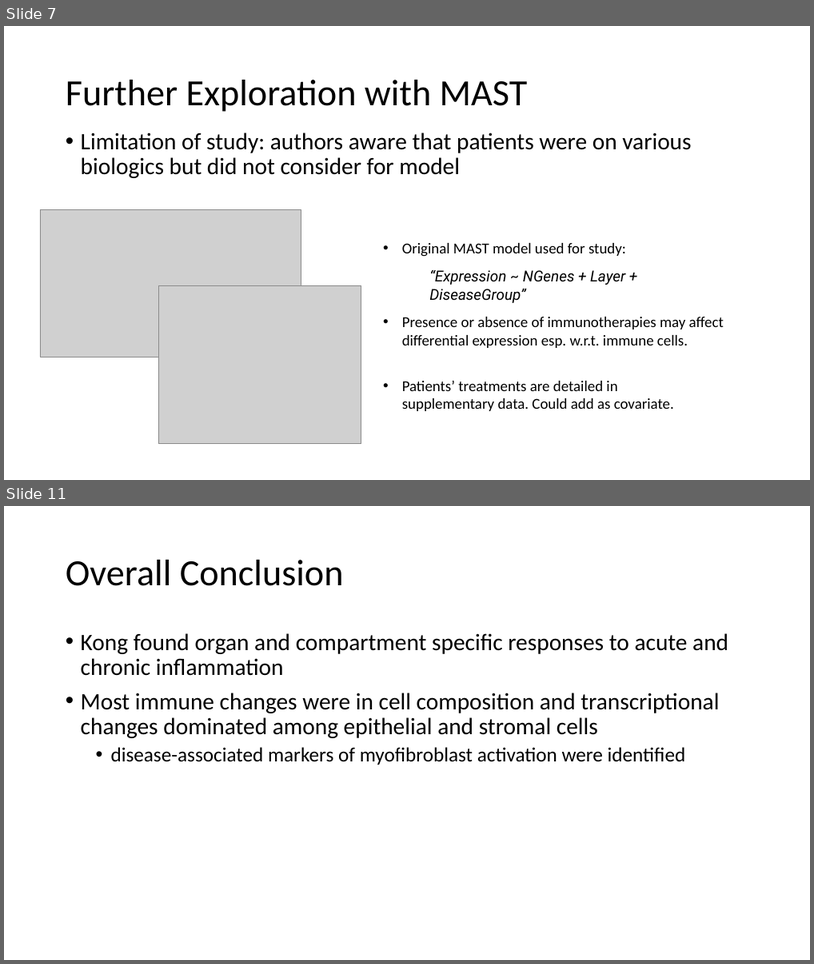
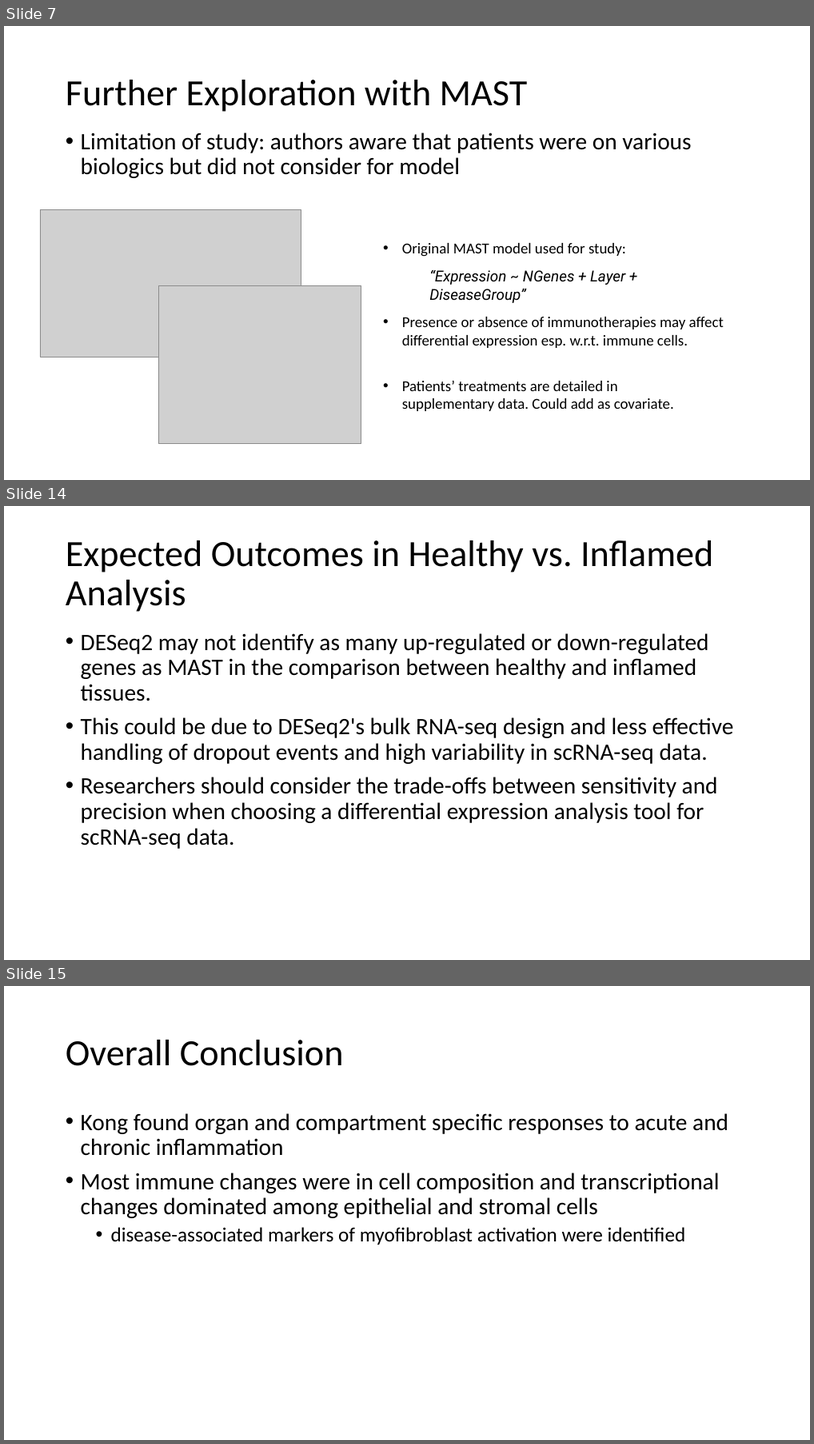
Before and after one commit to anthonylopes54/CPSC-445, a slide deck: cpsc445Presentation.pptx. Shown one above the other, each under a label of ours: slides 7 and 11 before the commit, slides 7, 14 and 15 after it; the slides between them are not shown. The pictures are 814x964 and 814x1444 pixels, drawn with LibreOffice and Linux fonts; fonts in the diff are those of the drawing; grey boxes stand for pictures; background and template pictures are left out. Boxes give left, top, right and bottom in pixels: in the first picture for what was removed or moved away, otherwise in the second. Text is boxed around its words. In the diff, an @@ line names an element or a change of style, - is before the commit and + after.

```diff
--- a/cpsc445Presentation.pptx
+++ b/cpsc445Presentation.pptx
@@ slide 14 added at box(4, 506, 810, 960), background #FFFFFF @@
@@ title added at box(66, 540, 714, 612), 44 pt, text #000000 @@
+Expected Outcomes in Healthy vs. Inflamed Analysis
@@ text added at box(81, 633, 734, 848), 28 pt, text #000000 @@
+• DESeq2 may not identify as many up-regulated or down-regulated genes as MAST in the comparison between healthy and inflamed tissues.
+• This could be due to DESeq2's bulk RNA-seq design and less effective handling of dropout events and high variability in scRNA-seq data.
+• Researchers should consider the trade-offs between sensitivity and precision when choosing a differential expression analysis tool for scRNA-seq data.
@@ what was slide 11 is now slide 15 @@
```
Also in this commit, not shown: 3 slides changed, 3 other slides added.
